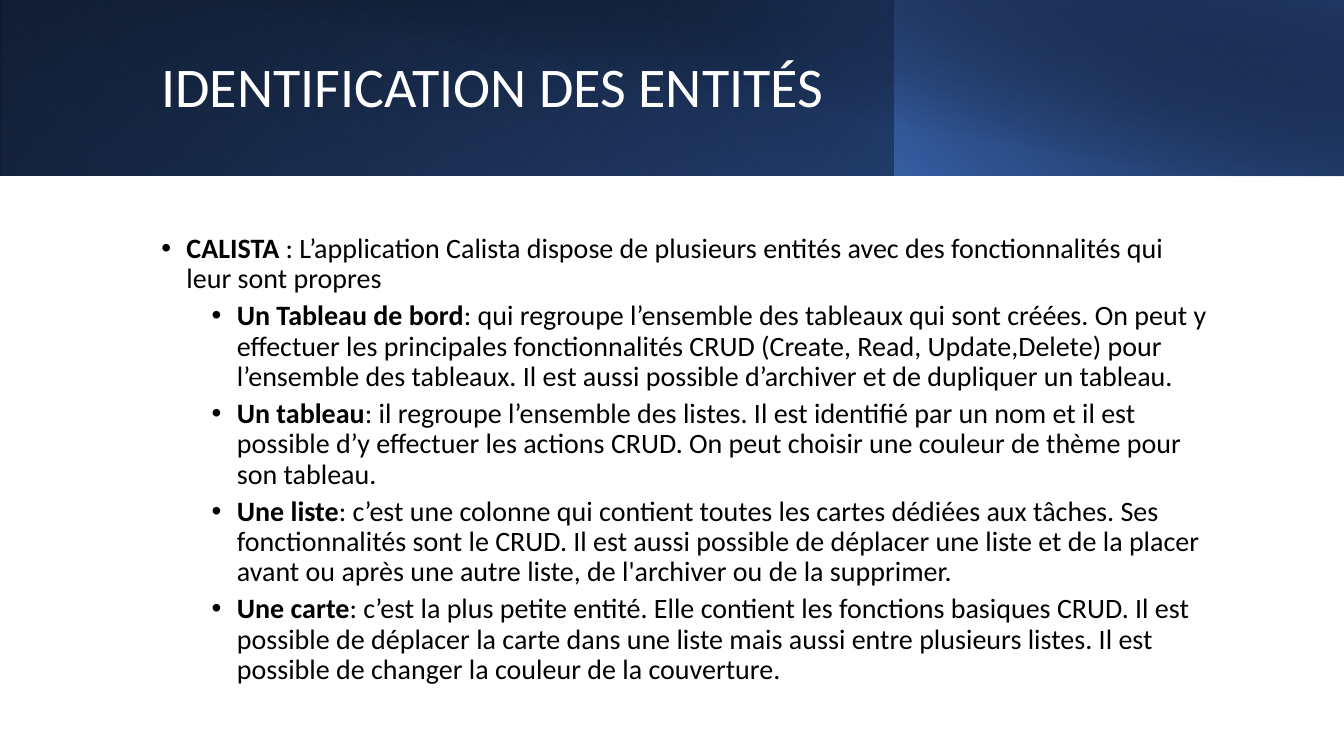
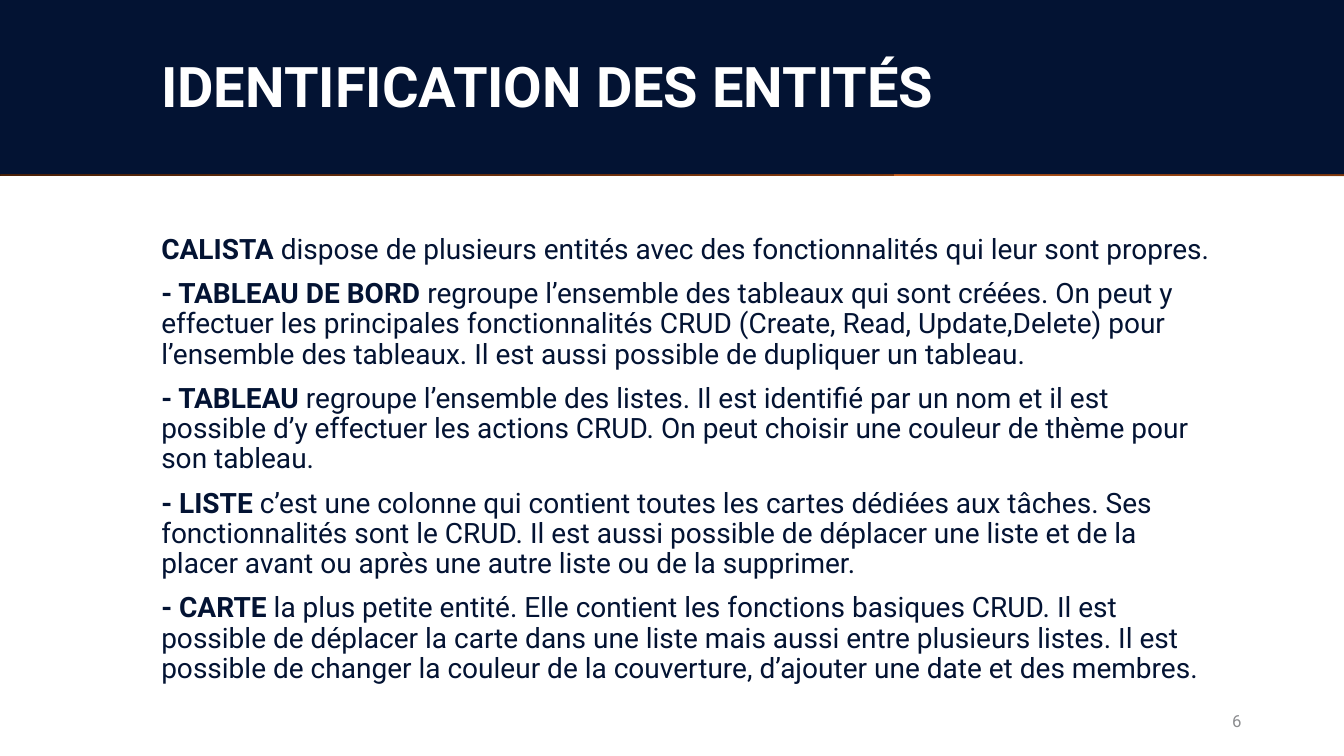
Before and after one commit to mrstph/project-calista, a slide deck: slide 6 of dossier-analyse/dossier-analyse.pptx (slide 5 before the commit). Drawn at 1344x756 pixels with LibreOffice and Linux fonts; fonts in the diff are those of the drawing. Boxes give left, top, right and bottom in pixels: in the first picture for what was removed or moved away, otherwise in the second. Text is boxed around its words. In the diff, an @@ line names an element or a change of style, - is before the commit and + after.

```diff
--- a/dossier-analyse/dossier-analyse.pptx
+++ b/dossier-analyse/dossier-analyse.pptx
@@ rectangle at box(0, 0, 1344, 175): fill gradient #000000 to #2F5597 to gradient #000000 to #C2530F @@
@@ rectangle at box(0, 0, 895, 175): fill gradient #4472C4 to #203864 to gradient #EE7429 to #81380A @@
@@ rectangle added at box(0, 0, 1344, 174), fill #031333 @@
@@ rectangle at box(50, 0, 1344, 176): fill gradient #000000 to #203864 to gradient #000000 to #81380A @@
@@ rectangle at box(894, 0, 1344, 175): fill gradient #4472C4 to #000000 to gradient #EE7429 to #000000 @@
@@ title "IDENTIFICATION DES ENTITÉS" at box(161, 56, 933, 108): font Calibri to Roboto, bold on @@
@@ text at box(161, 237, 1209, 684): text changed; font Calibri to Roboto; text colour #000000 to #031333 @@
-• CALISTA : L’application Calista dispose de plusieurs entités avec des fonctionnalités qui leur sont propres
-  • Un Tableau de bord: qui regroupe l’ensemble des tableaux qui sont créées. On peut y effectuer les principales fonctionnalités CRUD (Create, Read, Update,Delete) pour l’ensemble des tableaux. Il est aussi possible d’archiver et de dupliquer un tableau.
-  • Un tableau: il regroupe l’ensemble des listes. Il est identifié par un nom et il est possible d’y effectuer les actions CRUD. On peut choisir une couleur de thème pour son tableau.
-  • Une liste: c’est une colonne qui contient toutes les cartes dédiées aux tâches. Ses fonctionnalités sont le CRUD. Il est aussi possible de déplacer une liste et de la placer avant ou après une autre liste, de l'archiver ou de la supprimer.
-  • Une carte: c’est la plus petite entité. Elle contient les fonctions basiques CRUD. Il est possible de déplacer la carte dans une liste mais aussi entre plusieurs listes. Il est possible de changer la couleur de la couverture.
+CALISTA dispose de plusieurs entités avec des fonctionnalités qui leur sont propres.
+- TABLEAU DE BORD regroupe l’ensemble des tableaux qui sont créées. On peut y effectuer les principales fonctionnalités CRUD (Create, Read, Update,Delete) pour l’ensemble des tableaux. Il est aussi possible de dupliquer un tableau.
+- TABLEAU regroupe l’ensemble des listes. Il est identifié par un nom et il est possible d’y effectuer les actions CRUD. On peut choisir une couleur de thème pour son tableau.
+- LISTE c’est une colonne qui contient toutes les cartes dédiées aux tâches. Ses fonctionnalités sont le CRUD. Il est aussi possible de déplacer une liste et de la placer avant ou après une autre liste ou de la supprimer.
+- CARTE la plus petite entité. Elle contient les fonctions basiques CRUD. Il est possible de déplacer la carte dans une liste mais aussi entre plusieurs listes. Il est possible de changer la couleur de la couverture, d’ajouter une date et des membres.
@@ page number added at box(1232, 715, 1241, 727), 12 pt, text #8C8C90 @@
+6
```
Also in this commit, not shown: 42 other slides changed, 4 slides added, 1 slide removed, 37 other files.
